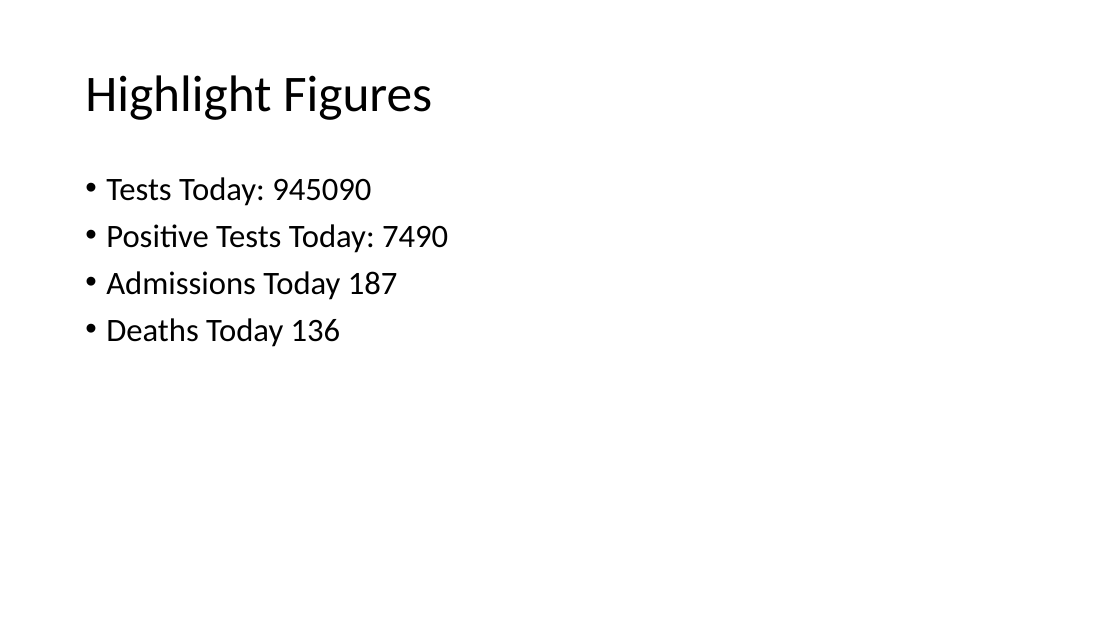
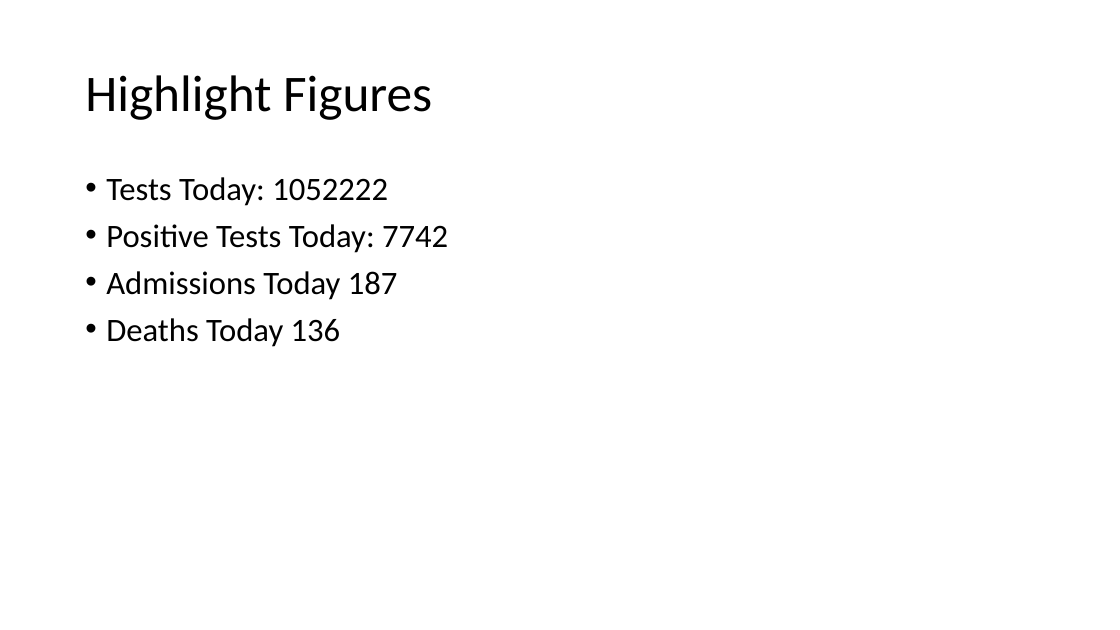
Before and after one commit to evolvedlight/uk_covid_slides, a slide deck: slide 2 of CovidData.pptx. Drawn at 1120x630 pixels with LibreOffice and Linux fonts; fonts in the diff are those of the drawing. Boxes give left, top, right and bottom in pixels: in the first picture for what was removed or moved away, otherwise in the second. Text is boxed around its words. In the diff, an @@ line names an element or a change of style, - is before the commit and + after.

Commit message:
Add updated figures

```diff
--- a/CovidData.pptx
+++ b/CovidData.pptx
@@ text at <box>106,177,448,253</box>: text changed @@
-• Tests Today: 945090
-• Positive Tests Today: 7490
+• Tests Today: 1052222
+• Positive Tests Today: 7742
```
